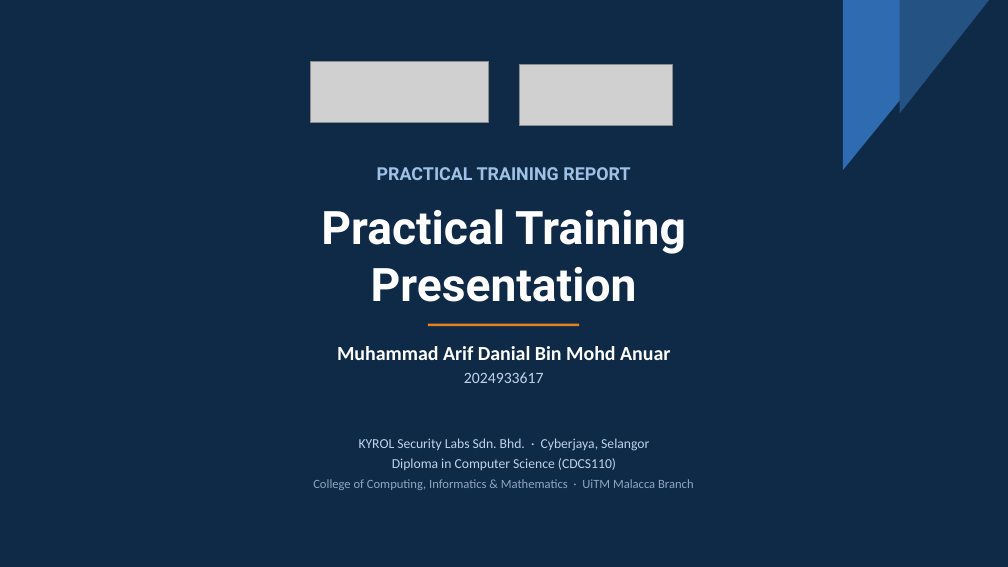
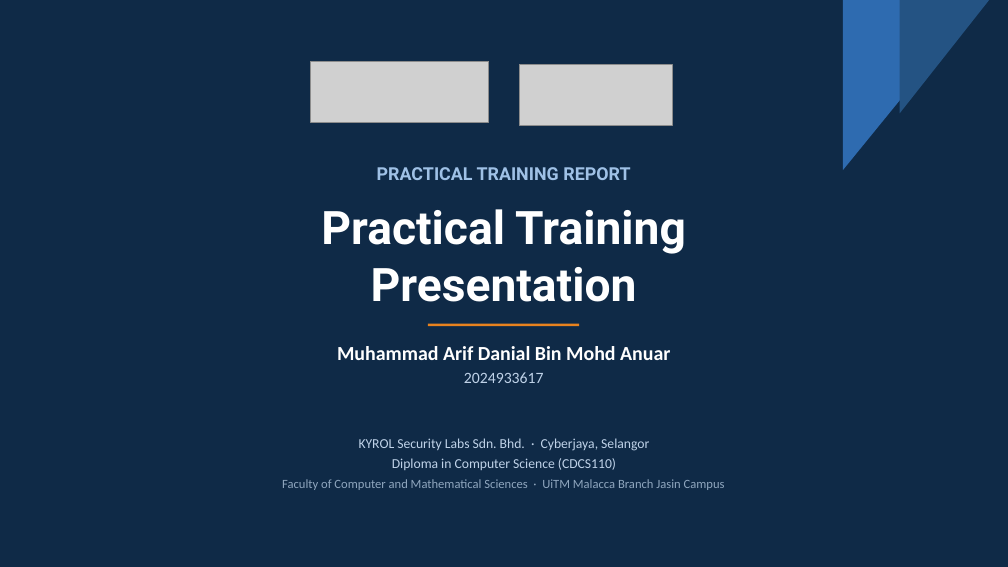
Before and after one commit to arfdnl/email-reminder-system, a slide deck: slide 1 of LI_Presentation_Arif_Danial.pptx. Drawn at 1008x567 pixels with LibreOffice and Linux fonts; fonts in the diff are those of the drawing; grey boxes stand for pictures. Boxes give left, top, right and bottom in pixels: in the first picture for what was removed or moved away, otherwise in the second. Text is boxed around its words. In the diff, an @@ line names an element or a change of style, - is before the commit and + after.

```diff
--- a/LI_Presentation_Arif_Danial.pptx
+++ b/LI_Presentation_Arif_Danial.pptx
@@ text at bbox=[282, 479, 725, 490]: text changed @@
-College of Computing, Informatics & Mathematics · UiTM Malacca Branch
+Faculty of Computer and Mathematical Sciences · UiTM Malacca Branch Jasin Campus
```
Also in this commit, not shown: 6 other slides changed, 2 other files.
